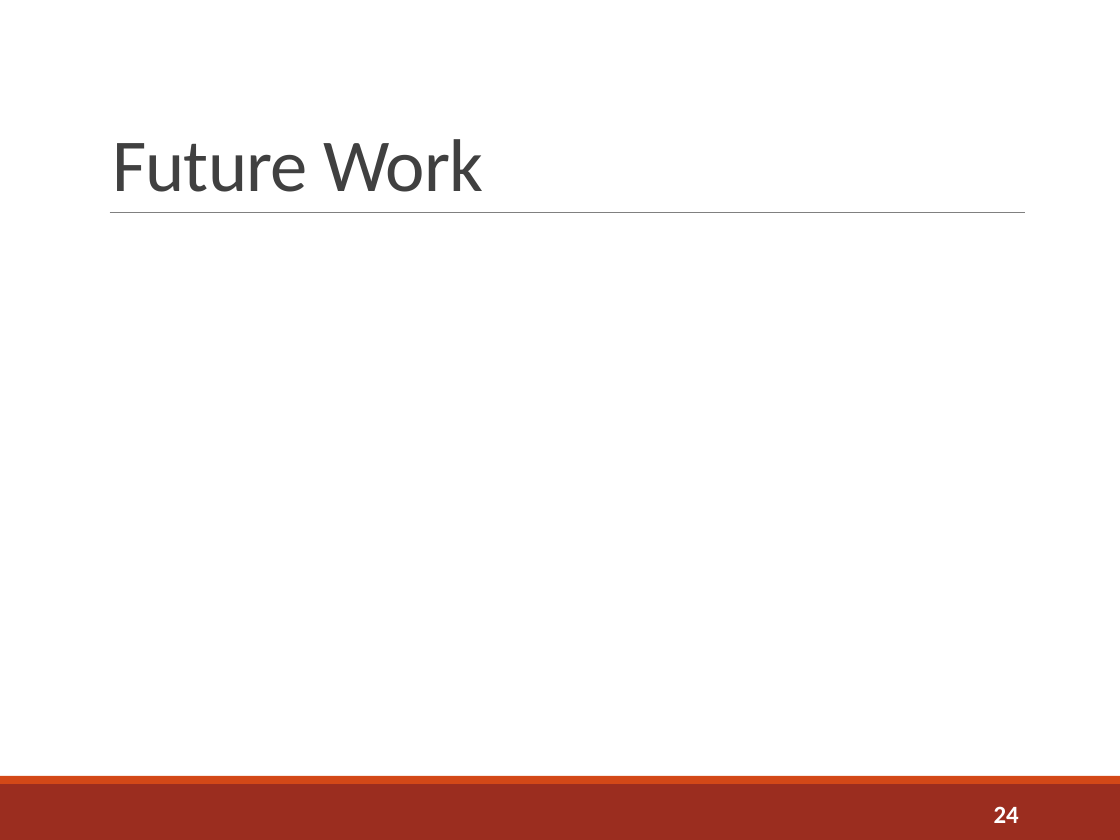
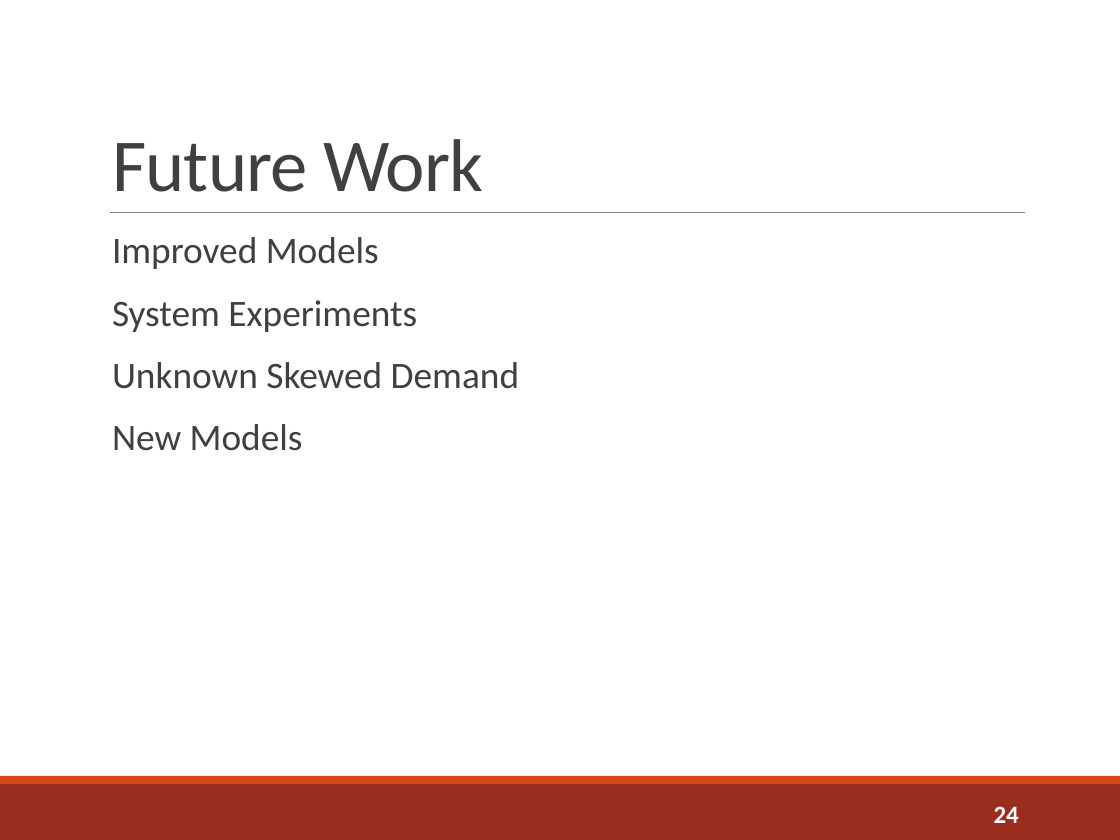
Before and after one commit to sshephard2/skewed-modelling, a slide deck: slide 24 of Presentation/Performance modelling of skewed demand in complex systems.pptx. Drawn at 1120x840 pixels with LibreOffice and Linux fonts; fonts in the diff are those of the drawing. Boxes give left, top, right and bottom in pixels: in the first picture for what was removed or moved away, otherwise in the second. Text is boxed around its words. In the diff, an @@ line names an element or a change of style, - is before the commit and + after.

```diff
--- a/Presentation/Performance modelling of skewed demand in complex systems.pptx
+++ b/Presentation/Performance modelling of skewed demand in complex systems.pptx
@@ text added at (112,237,519,451), 24 pt, text #404040 @@
+  Improved Models
+  System Experiments
+  Unknown Skewed Demand
+  New Models
```
Also in this commit, not shown: 5 other slides changed, 5 slides added, 5 slides removed, 2 other files.
